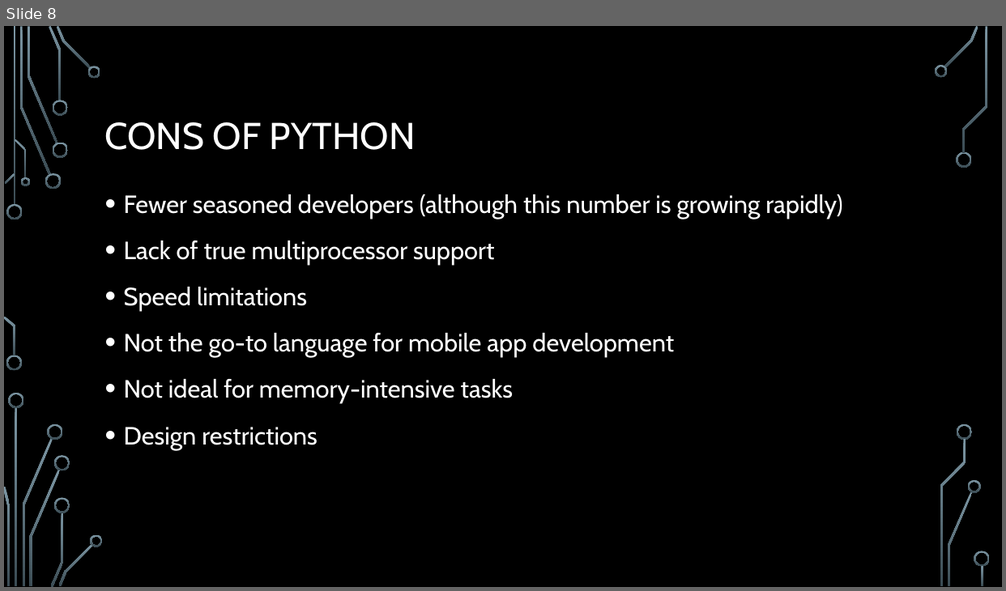
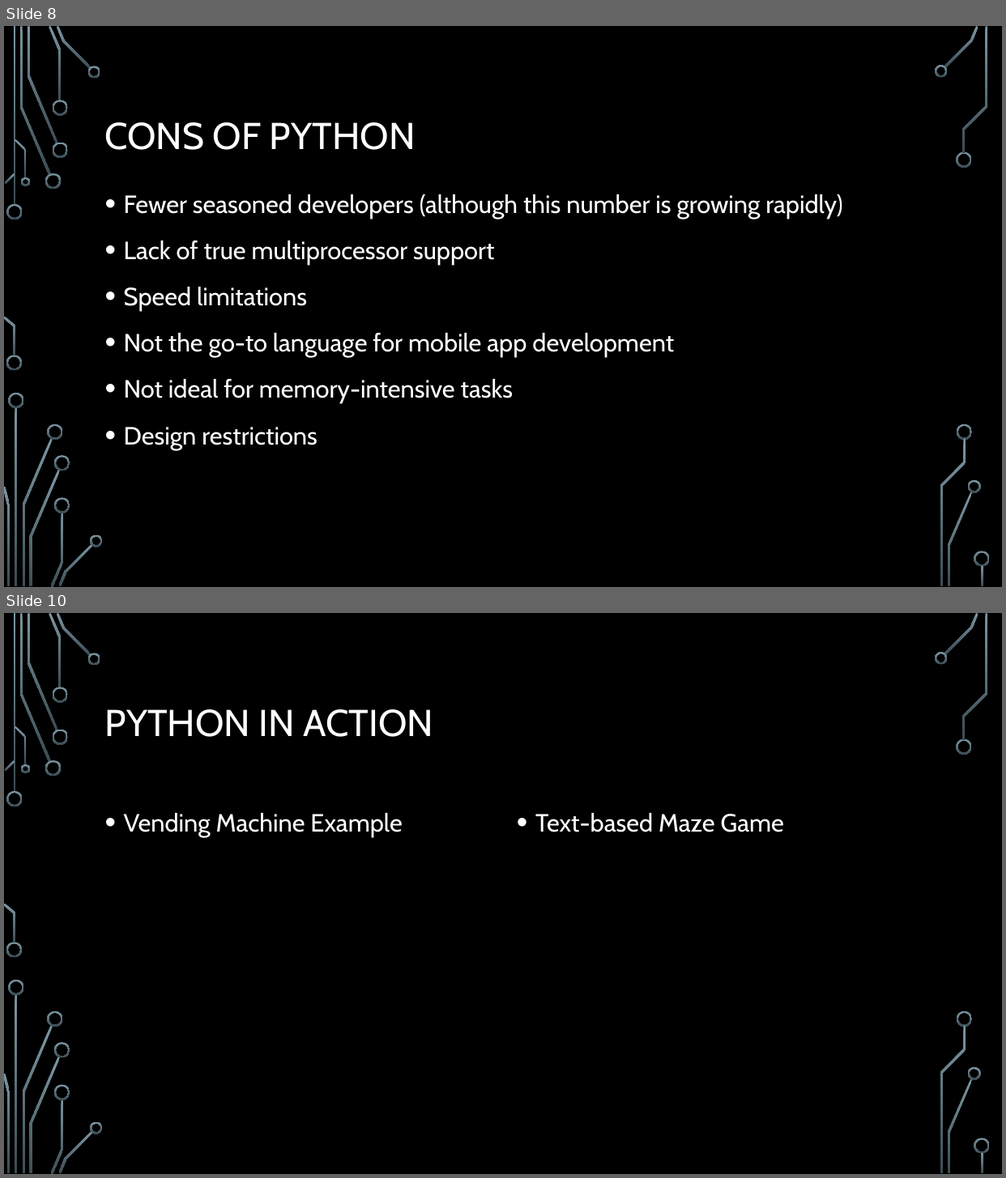
Before and after one commit to dakotacookenmaster/org-prog-lang-leap0, a slide deck: PythonOPL.pptx. Shown one above the other, each under a label of ours: slide 8 before the commit, slides 8 and 10 after it; the slides between them are not shown. The pictures are 1006x591 and 1006x1178 pixels, drawn with LibreOffice and Linux fonts; fonts in the diff are those of the drawing; background and template pictures are left out. Boxes give left, top, right and bottom in pixels: in the first picture for what was removed or moved away, otherwise in the second. Text is boxed around its words. In the diff, an @@ line names an element or a change of style, - is before the commit and + after.

```diff
--- a/PythonOPL.pptx
+++ b/PythonOPL.pptx
@@ slide 10 added at (x1=4, y1=613, x2=1002, y2=1174), background picture (left out); not listed: 36 template elements that a slide beside it also shows @@
@@ title added at (x1=105, y1=709, x2=433, y2=737), 36 pt, text #FFFFFF @@
+PYTHON IN ACTION
@@ text added at (x1=124, y1=813, x2=402, y2=837), 24 pt, text #FFFFFF @@
+• Vending Machine Example
@@ text added at (x1=535, y1=813, x2=784, y2=833), 24 pt, text #FFFFFF @@
+• Text-based Maze Game
```
Also in this commit, not shown: 1 other slide added, 1 other file.
